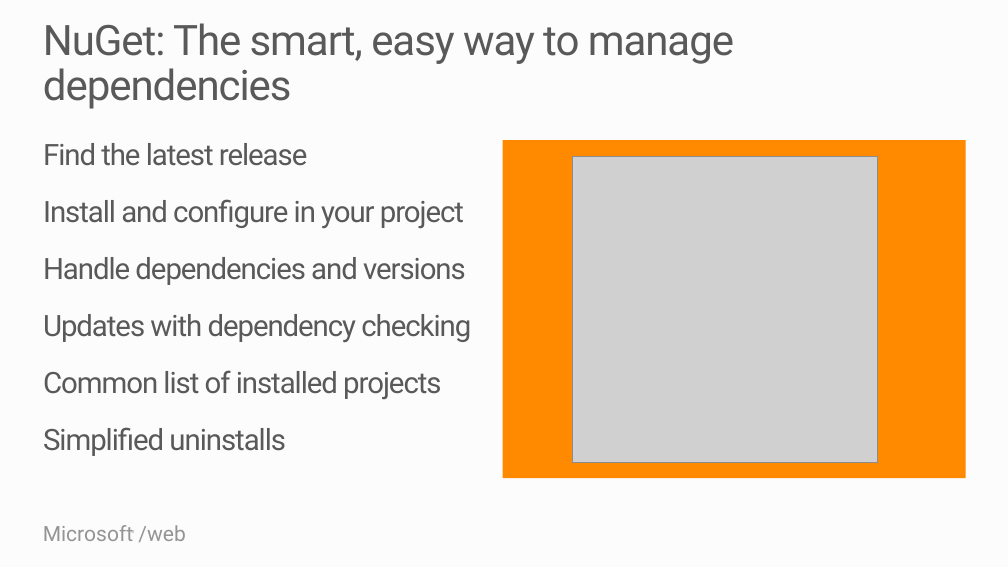
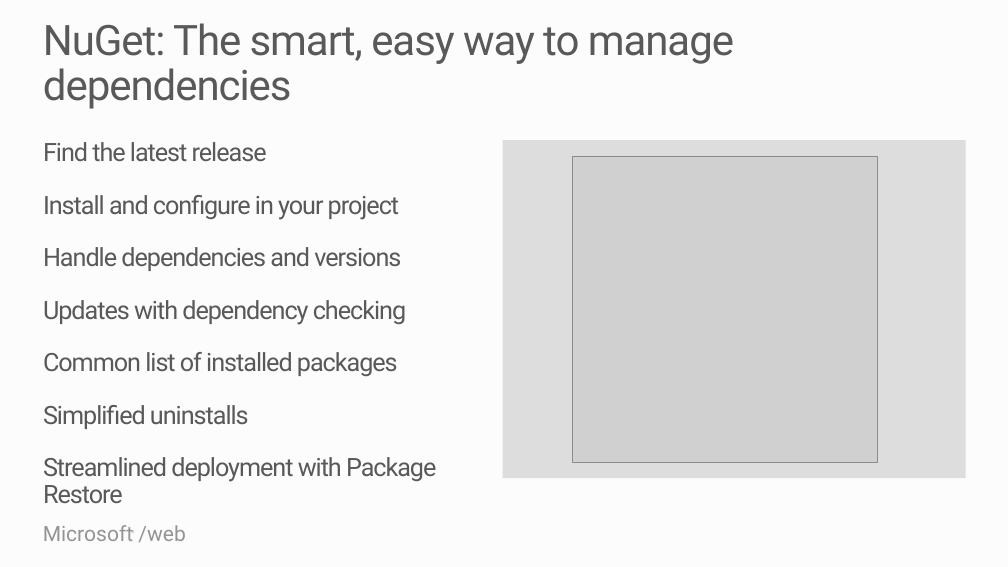
Before and after one commit to Microsoft-Web/PRESENTATION-Keynote, a slide deck: slide 6 of WebCampsKeynote.pptx. Drawn at 1008x567 pixels with LibreOffice and Linux fonts; fonts in the diff are those of the drawing; grey boxes stand for pictures. Boxes give left, top, right and bottom in pixels: in the first picture for what was removed or moved away, otherwise in the second. Text is boxed around its words. In the diff, an @@ line names an element or a change of style, - is before the commit and + after.

```diff
--- a/WebCampsKeynote.pptx
+++ b/WebCampsKeynote.pptx
@@ text at (43,142,406,429): size 28 to 24 pt in "Find the latest release", "Install and configure in your project", "Handle dependencies and versions", "Updates with dependency checking" and 1 more places @@
@@ rectangle at (503,140,966,478): fill #FF8A00 to #DDDDDD @@
@@ text at (43,352,398,376): text changed; size 28 to 24 pt @@
-Common list of installed projects
+Common list of installed packages
@@ text at (43,457,436,482): paragraph added @@
+Streamlined deployment with Package Restore
```
Also in this commit, not shown: 4 other slides changed, 1 other file.
